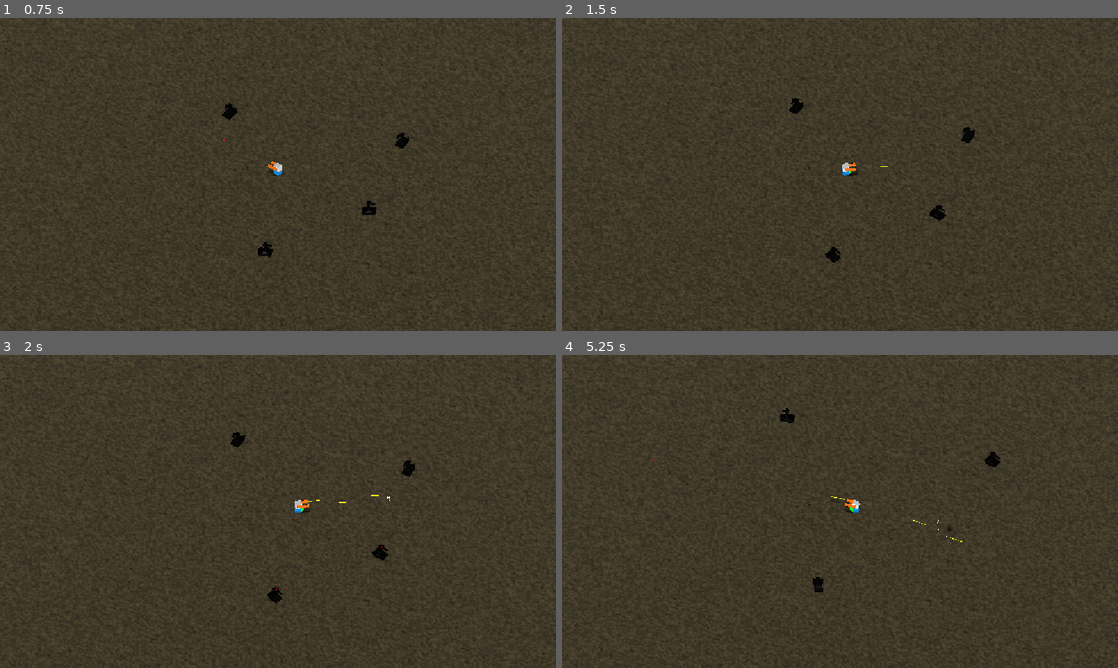
Above: before the commit, frames 1-4 (two rows, left to right).
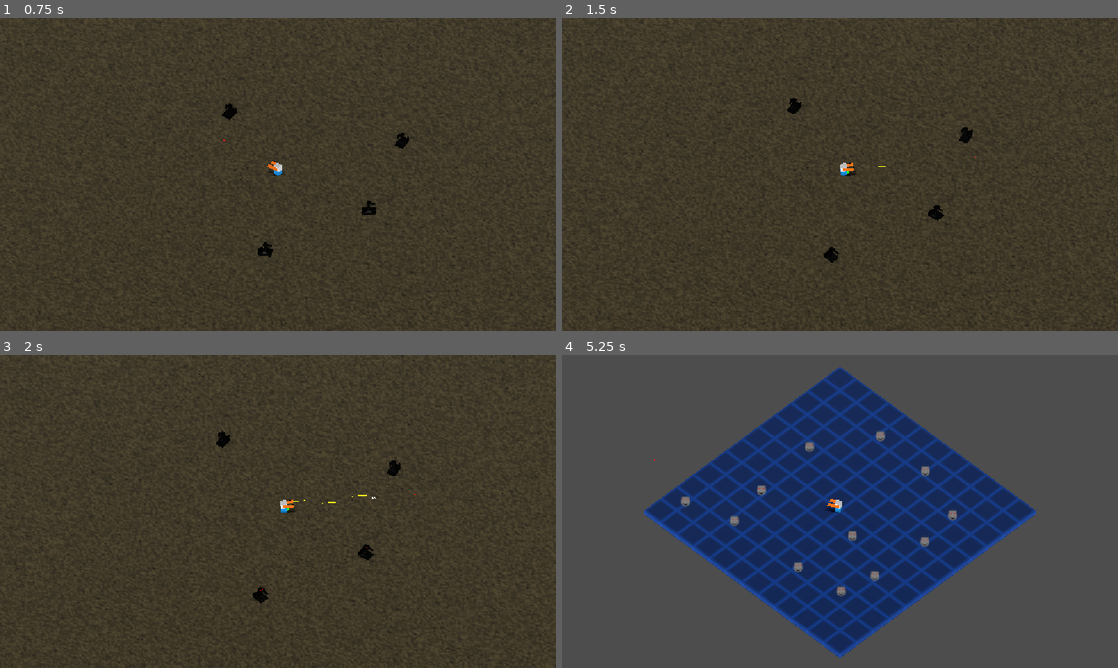
Above: after the commit, the same moments.

Repository: Gamkedo/terminus-2k28
Game: Godot game, scene res://level_menu.tscn
The game is run twice, just before and just after one commit, with the same random seed, the same clock (stepped at 60 frames per second) and the same inputs.
Inputs (mouse positions are in pixels of both pictures, inside the frame that each line leads up to):
- Up to frame 1 (0.75 s): click (227, 143) at 0.5 s
- Up to frame 2 (1.5 s): move the mouse to (962, 158) at 1.27 s; press the mouse at (962, 158) at 1.28 s; hold D (walk_right) from 1.28 s (still down)
- Up to frame 3 (2 s): keep holding D (walk_right)
- Up to frame 4 (5.25 s): move the mouse to (728, 527) at 2.02 s; release D (walk_right) at 2.03 s; release the mouse at (728, 527) at 2.03 s; hold S (walk_down) 2.03-2.78 s; click (728, 527) at 2.1 s; move the mouse to (895, 442) at 2.77 s; press the mouse at (895, 442) at 2.78 s; hold D (walk_right) 2.78-3.53 s; move the mouse to (812, 574) at 3.52 s; release the mouse at (812, 574) at 3.53 s; hold W (walk_up) 3.53-4.28 s; click (812, 574) at 3.6 s; move the mouse to (1006, 558) at 4.27 s; press the mouse at (1006, 558) at 4.28 s; hold A (walk_left) from 4.28 s (still down); tap Escape (ui_cancel) at 4.9 s; move the mouse to (673, 464) at 5.02 s; release the mouse at (673, 464) at 5.03 s; click (673, 464) at 5.1 s

Frame 1 is identical in both runs. In frame 2, 1.1% of the frame differs, in the area x 0-100%, y 0-100%; in frame 3, 2.1%; in frame 4, 100%.

Commit message:
crude panning in area 2, esc key returns to level select

Diff:
--- a/Scenes - Levels/areaB.tscn
+++ b/Scenes - Levels/areaB.tscn
@@ -3,6 +3,7 @@
 [ext_resource type="Texture2D" uid="uid://dv524cn03yptx" path="res://Textures/grid-square.png" id="1_7fg4l"]
 [ext_resource type="Texture2D" uid="uid://bsrs3o1e171q1" path="res://Textures/dirt-ground.png" id="1_hcq85"]
 [ext_resource type="PackedScene" uid="uid://eewdly8oh15j" path="res://Scenes - Objects/player.tscn" id="2_hcq85"]
+[ext_resource type="Script" uid="uid://bap106b6ivci0" path="res://Scripts/camera/iso_tracking.gd" id="3_42ddl"]
 [ext_resource type="PackedScene" uid="uid://k63f3er0k7u7" path="res://Scenes - Objects/enemy_model_demo.tscn" id="4_hcq85"]
 
 [sub_resource type="StandardMaterial3D" id="StandardMaterial3D_42ddl"]
@@ -45,6 +46,7 @@
 transform = Transform3D(0.7071068, -0.5196631, 0.47953132, 0, 0.67815965, 0.73491466, -0.7071068, -0.5196631, 0.47953132, 45, 68.70383, 45)
 projection = 1
 size = 54.271
+script = ExtResource("3_42ddl")
 
 [node name="Player" parent="." unique_id=935553468 instance=ExtResource("2_hcq85")]
 
--- /dev/null
+++ b/Scripts/camera/iso_tracking.gd
@@ -0,0 +1,13 @@
+extends Node3D
+
+var track_player: Player
+var relative_offset: Vector3
+
+func set_player(player):
+	track_player = player
+	relative_offset = global_position-track_player.global_position
+
+func _physics_process(delta: float) -> void:
+	global_position = global_position.lerp(
+			track_player.global_position + relative_offset,
+			5.0 * delta)
--- a/Scripts/gameplay/player.gd
+++ b/Scripts/gameplay/player.gd
@@ -58,6 +58,10 @@
 		laser.global_rotation = muzzleB.global_rotation
 	alternate_cannon_left = !alternate_cannon_left
 
+func _input(event):
+	if event.is_action_pressed("ui_cancel"):
+		get_tree().change_scene_to_file("res://level_menu.tscn")
+
 func _physics_process(delta: float) -> void:
 	var input_dir := Input.get_vector("walk_left", "walk_right", "walk_up", "walk_down")
 
Not shown, added: Scripts/camera/iso_tracking.gd.uid
